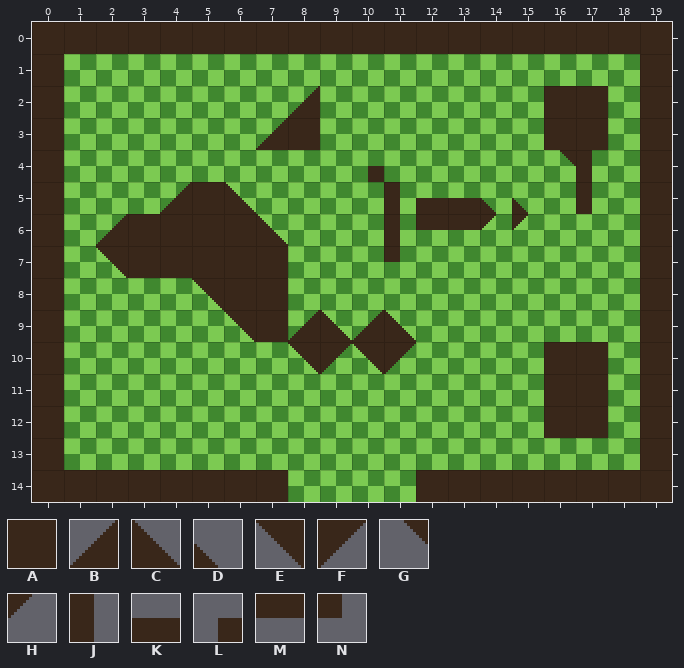
Tiled map: art/map/dev.tmx. This is how it looked before the edit.
Cells are 16x16 px. Shown: x 0..19, y 0..14.
Key: from "dev": A 2, B 3, C 4, D 6, E 11, F 12, G 13, H 14, J 17, K 18, L 20, M 26, N 29.
_ is an empty cell.
Layers that did not change in this view are not listed.
Layer "walls" before, first column x 0:
 0 ____________________
 1 ____________________
 2 ________B___________
 3 _______BA___________
 4 __________L_____GJ__
 5 ____BAC____JKKDD_J__
 6 __BAAAAC___JMMHH____
 7 __EAAAAA___N________
 8 _____EAA____________
 9 ______EABCBC________
10 ________EFEF________
11 ____________________
12 ____________________
13 ____________________
14 ____________________
Layer "above" before, first column x 0:
 0 ____________________
 1 ____________________
 2 ____________________
 3 ____________________
 4 ____________________
 5 ____________________
 6 ____________________
 7 ____________________
 8 ____________________
 9 ____________________
10 ________________AA__
11 ________________AA__
12 ________________AA__
13 ____________________
14 ____________________
The result:
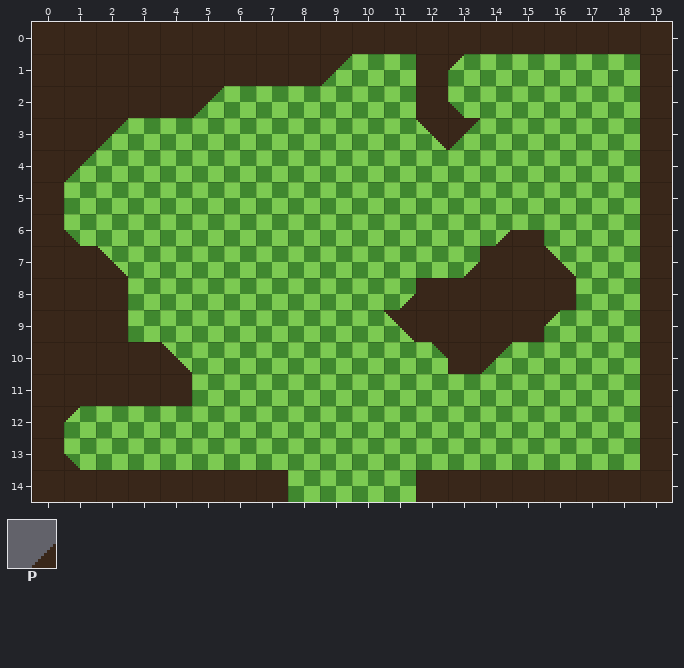
Further tiles: from "greybox": P 5.
Tiles of an added or newly shown layer are drawn over the layers below it.
What changed:
Layer "walls" (removed):
Tile A is removed in row 3 at x 8; in row 5 at x 5; in row 6 at x 3 to 6; in row 7 at x 3 to 7; in row 8 at x 6 to 7; in row 9 at x 7.
Tile B is removed in row 2 at x 8; in row 3 at x 7; in row 5 at x 4; in row 6 at x 2; in row 9 at x 8 and 10.
Tile C is removed in row 5 at x 6; in row 6 at x 7; in row 9 at x 9 and 11.
Tile D is removed in row 5 at x 14 to 15.
Tile E is removed in row 7 at x 2; in row 8 at x 5; in row 9 at x 6; in row 10 at x 8 and 10.
Tile F is removed in row 10 at x 9 and 11.
Tile G is removed in row 4 at x 16.
Tile H is removed in row 6 at x 14 to 15.
Tile J is removed in row 4 at x 17; in row 5 at x 11 and 17; in row 6 at x 11.
Tile K is removed in row 5 at x 12 to 13.
Tile L is removed in row 4 at x 10.
Tile M is removed in row 6 at x 12 to 13.
Tile N is removed in row 7 at x 11.
Layer "dynamic" (removed):
Tile A is removed in rows 2 to 3 at x 16 to 17.
Layer "above" (removed):
Tile A is removed in rows 10 to 12 at x 16 to 17.
Layer "morewalls" (removed):
Tile B is removed in row 5 at x 5.
Tile C is removed in row 5 at x 6.
Tile E is removed in row 6 at x 5.
Tile F is removed in row 6 at x 6.
Layer "geo" (added):
The author put tile A in row 1 at x 1 to 8 and 12; in row 2 at x 1 to 4 and 12; in row 3 at x 1; in row 7 at x 1 and 14 to 15; in row 8 at x 1 to 2 and 12 to 16; in row 9 at x 1 to 2 and 12 to 15.
The author put tile A in row 10 at x 1 to 3 and 13; in row 11 at x 1 to 4.
The author put tile C in row 7 at x 2 and 16; in row 10 at x 4.
The author put tile D in row 2 at x 13; in row 6 at x 1; in row 13 at x 1.
The author put tile E in row 3 at x 12; in row 9 at x 11.
The author put tile F in row 1 at x 9; in row 2 at x 5; in row 3 at x 2 and 13; in row 4 at x 1; in row 10 at x 14.
The author put tile G in row 10 at x 12.
The author put tile H in row 1 at x 13; in row 9 at x 16; in row 12 at x 1.
The author put tile K in row 6 at x 15.
The author put tile P in row 6 at x 14; in row 7 at x 13; in row 8 at x 11.
Where, in picture pixels (left, top, right, bottom), the same in both pictures:
changed: (64, 54, 608, 470)
